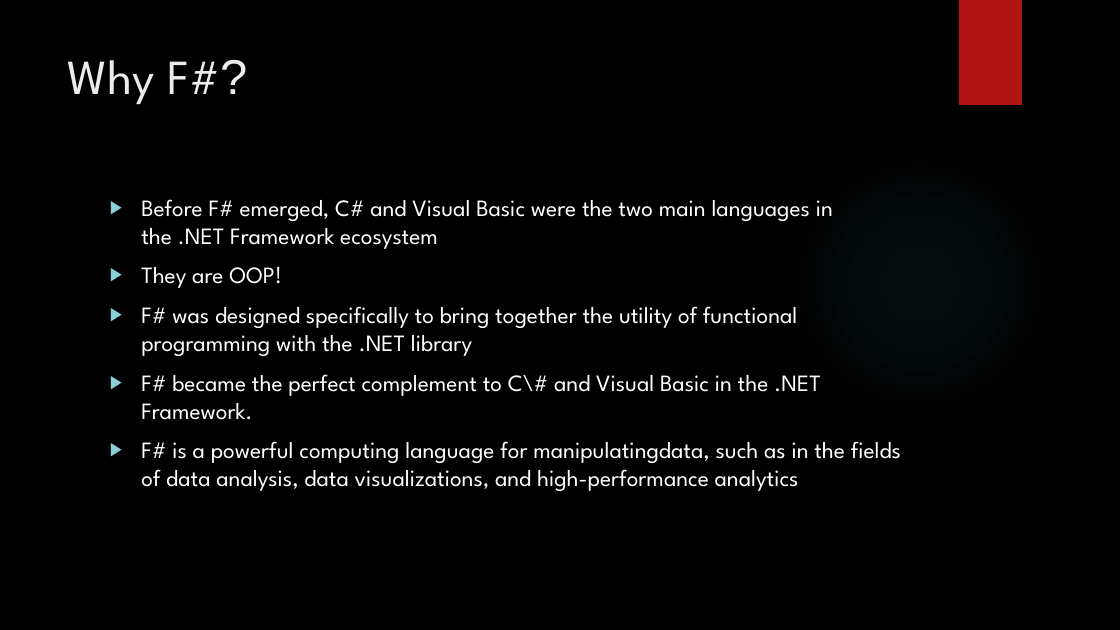
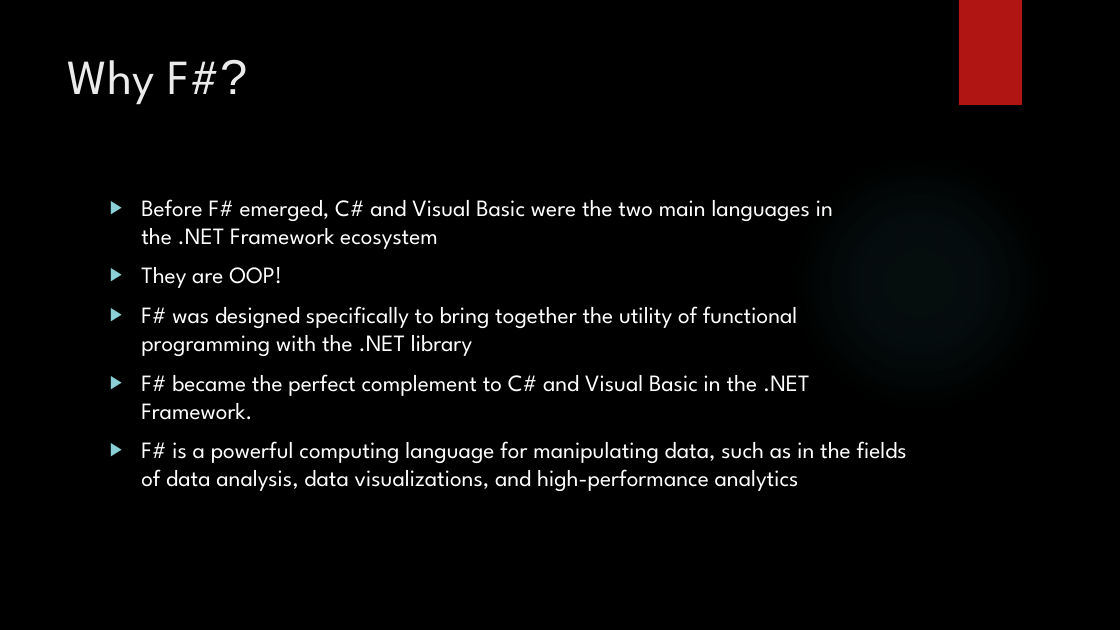
Before and after one commit to 372groupproject/milestones-team31-juepingwang-cameron168, a slide deck: slide 3 of presentation.pptx. Drawn at 1120x630 pixels with LibreOffice and Linux fonts; fonts in the diff are those of the drawing; background and template pictures are left out. Boxes give left, top, right and bottom in pixels: in the first picture for what was removed or moved away, otherwise in the second. Text is boxed around its words. In the diff, an @@ line names an element or a change of style, - is before the commit and + after.

```diff
--- a/presentation.pptx
+++ b/presentation.pptx
@@ text at (141,374,907,491): text changed @@
-▶ F# became the perfect complement to C\# and Visual Basic in the .NET Framework.
-▶ F# is a powerful computing language for manipulatingdata, such as in the fields of data analysis, data visualizations, and high-performance analytics
+▶ F# became the perfect complement to C# and Visual Basic in the .NET Framework.
+▶ F# is a powerful computing language for manipulating data, such as in the fields of data analysis, data visualizations, and high-performance analytics
```
Also in this commit, not shown: 1 other slide changed, 3 other files.
